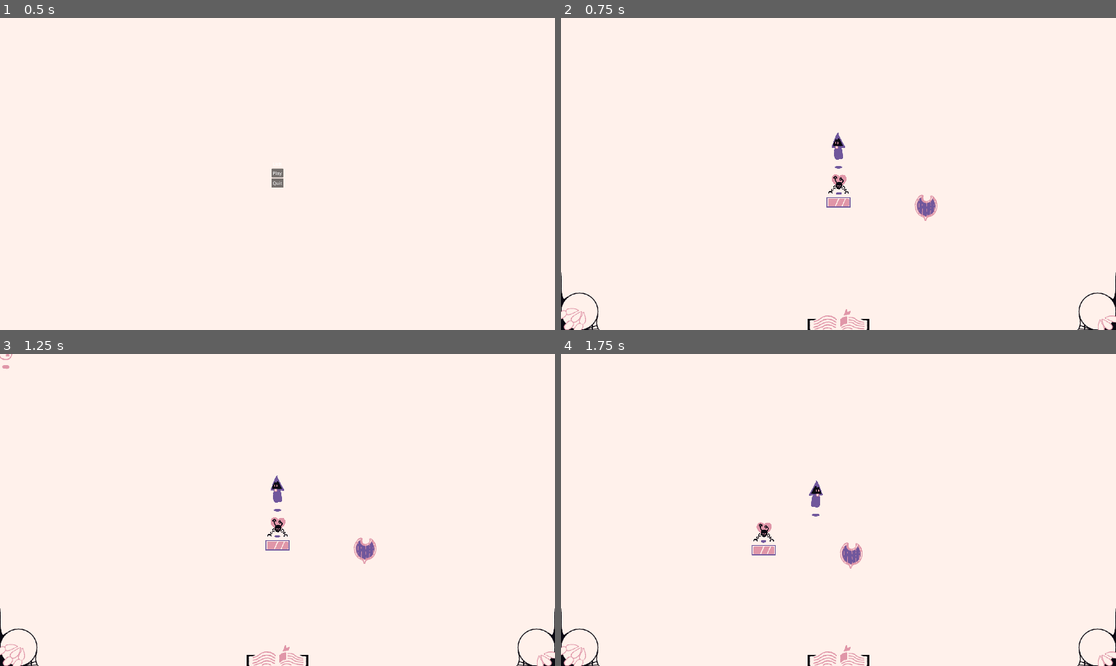
Above: before the commit, frames 1-4 (two rows, left to right).
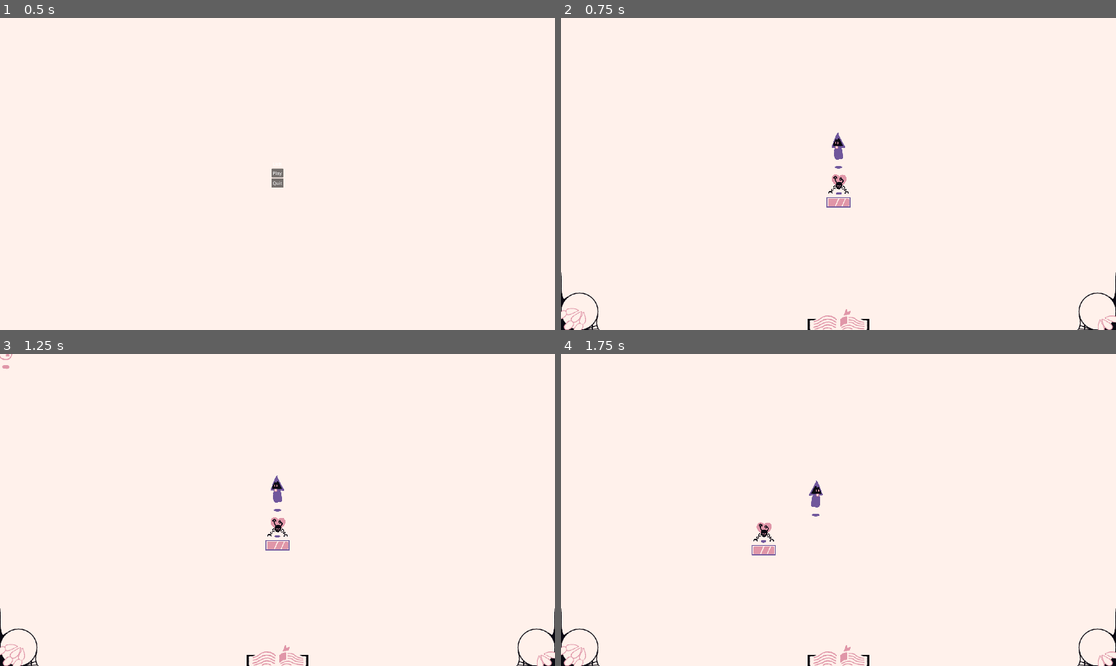
Above: after the commit, the same moments.

Repository: LunaticDancer/Lich
Game: Godot game, scene res://core/world.tscn
Two runs of this game, one before a commit and one after it. Both use one fixed random seed, a clock stepped at 60 frames per second and the inputs below.
Inputs (mouse positions are in pixels of both pictures, inside the frame that each line leads up to):
- Up to frame 1 (0.5 s): no input
- Up to frame 2 (0.75 s): click "Play" at 0.5 s
- Up to frame 3 (1.25 s): no input
- Up to frame 4 (1.75 s): move the mouse to (960, 494) at 1.27 s; press the mouse at (960, 494) at 1.28 s; hold Right (right) from 1.28 s (still down)

Frame 1 is identical in both runs. In frame 2, 0.2% of the frame differs, in the area x 63-68%, y 56-66%; in frame 3, 0.2%, in the area x 63-68%, y 58-68%; in frame 4, 0.2%.

Commit message:
enemies drop ability pick ups

Diff:
--- a/abilities/ability_pick_up.tscn
+++ b/abilities/ability_pick_up.tscn
@@ -5,14 +5,16 @@
 [ext_resource type="PackedScene" uid="uid://bbbvosouesy2b" path="res://abilities/shield/shield_ability.tscn" id="2_aa66e"]
 
 [sub_resource type="CircleShape2D" id="CircleShape2D_d84q5"]
-radius = 42.05
+radius = 30.0
 
 [node name="AbilityPickUp" type="Area2D"]
 script = ExtResource("1_lxofy")
 ability = ExtResource("2_aa66e")
 
 [node name="Sprite2D" type="Sprite2D" parent="."]
-position = Vector2(0, -64)
+texture_filter = 1
+position = Vector2(0, -32)
+scale = Vector2(0.5, 0.5)
 texture = ExtResource("1_uudum")
 
 [node name="CollisionShape2D" type="CollisionShape2D" parent="." groups=["AbilityPickUp"]]
--- a/core/play_area.tscn
+++ b/core/play_area.tscn
@@ -1,10 +1,9 @@
-[gd_scene load_steps=6 format=3 uid="uid://3stwd766vpxl"]
+[gd_scene load_steps=5 format=3 uid="uid://3stwd766vpxl"]
 
 [ext_resource type="PackedScene" uid="uid://7aemojh6igaj" path="res://core/phylactery.tscn" id="1_2fhtn"]
 [ext_resource type="Script" path="res://core/arena_controller.gd" id="1_fqvlf"]
 [ext_resource type="PackedScene" uid="uid://cydlqp815j1wm" path="res://core/lich.tscn" id="2_l8r1w"]
 [ext_resource type="PackedScene" uid="uid://8pa7jm5j8mk6" path="res://enemies/wisp/wisp.tscn" id="3_cki4b"]
-[ext_resource type="PackedScene" uid="uid://g3byng8s3ny1" path="res://abilities/ability_pick_up.tscn" id="5_voatp"]
 
 [node name="PlayArea" type="Node2D"]
 y_sort_enabled = true
@@ -20,7 +19,4 @@
 [node name="Lich" parent="." instance=ExtResource("2_l8r1w")]
 position = Vector2(0, -90)
 
-[node name="AbilityPickUp" parent="." instance=ExtResource("5_voatp")]
-position = Vector2(303, 109)
-
 [connection signal="timeout" from="SpawnTimer" to="." method="_on_spawn_timer_timeout"]
--- a/enemies/enemy.gd
+++ b/enemies/enemy.gd
@@ -4,8 +4,11 @@
 @export var renderer : AnimatedSprite2D
 @export var hp = 1
 @export var points_value = 100
-@export var blood_drop : PackedScene
+var blood_drop = preload("res://enemies/blood_vfx/blood_drop.tscn")
 @export var blood_per_hit = 3
+var ability_pick_up_scene = preload("res://abilities/ability_pick_up.tscn")
+@export var ability_pool : Array[PackedScene]
+@export var ability_drop_chance = 0		# percent
 var invulnerable = false
 
 func bleed(direction):
@@ -15,11 +18,19 @@
 		drop.global_position = global_position
 		add_sibling(drop)
 
+func handle_ability_drop():
+	if randf_range(1, 100) <= ability_drop_chance:
+		var drop = ability_pick_up_scene.instantiate()
+		drop.initiate(ability_pool.pick_random())
+		drop.global_position = global_position
+		add_sibling(drop)
+
 func receive_damage(amount : int):
 	if invulnerable:
 		return
 
 	hp -= amount
 	if hp <= 0:
+		handle_ability_drop()
 		get_tree().get_first_node_in_group("GameController").enemy_killed(points_value)
 		renderer.play("death")
--- a/enemies/wisp/wisp.tscn
+++ b/enemies/wisp/wisp.tscn
@@ -2,7 +2,7 @@
 
 [ext_resource type="Script" path="res://enemies/wisp/wisp.gd" id="1_o121w"]
 [ext_resource type="Texture2D" uid="uid://cq2nbol3f4ixw" path="res://enemies/wisp/Wisp.png" id="1_rp2xm"]
-[ext_resource type="PackedScene" uid="uid://r4p4fudxiesf" path="res://enemies/blood_vfx/blood_drop.tscn" id="2_6fqqy"]
+[ext_resource type="PackedScene" uid="uid://bbbvosouesy2b" path="res://abilities/shield/shield_ability.tscn" id="2_mc3a0"]
 
 [sub_resource type="CircleShape2D" id="CircleShape2D_4w1yj"]
 radius = 15.0
@@ -86,8 +86,9 @@
 contact_monitor = true
 script = ExtResource("1_o121w")
 renderer = NodePath("AnimatedSprite2D")
-blood_drop = ExtResource("2_6fqqy")
 blood_per_hit = 5
+ability_pool = Array[PackedScene]([ExtResource("2_mc3a0")])
+ability_drop_chance = 4
 
 [node name="CollisionShape2D" type="CollisionShape2D" parent="."]
 shape = SubResource("CircleShape2D_4w1yj")
